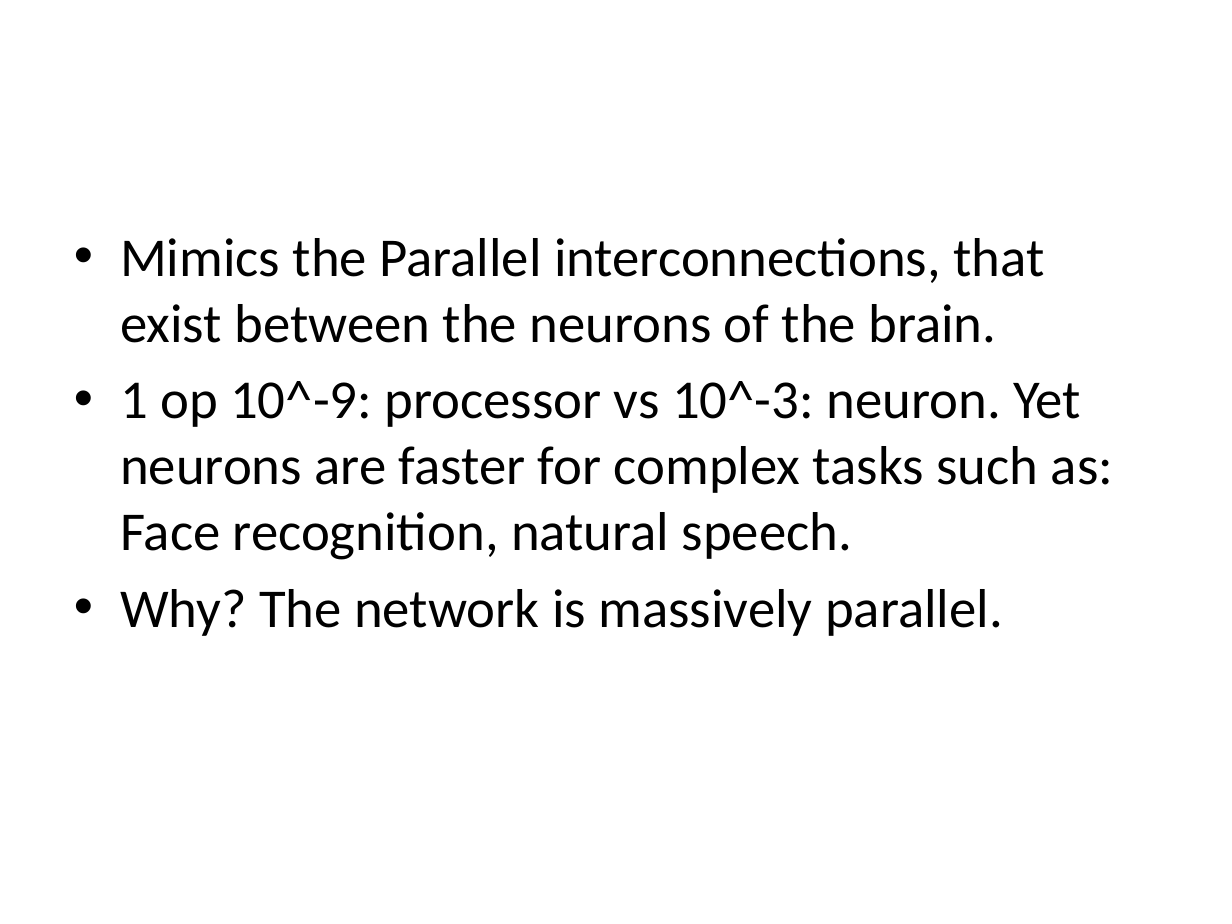
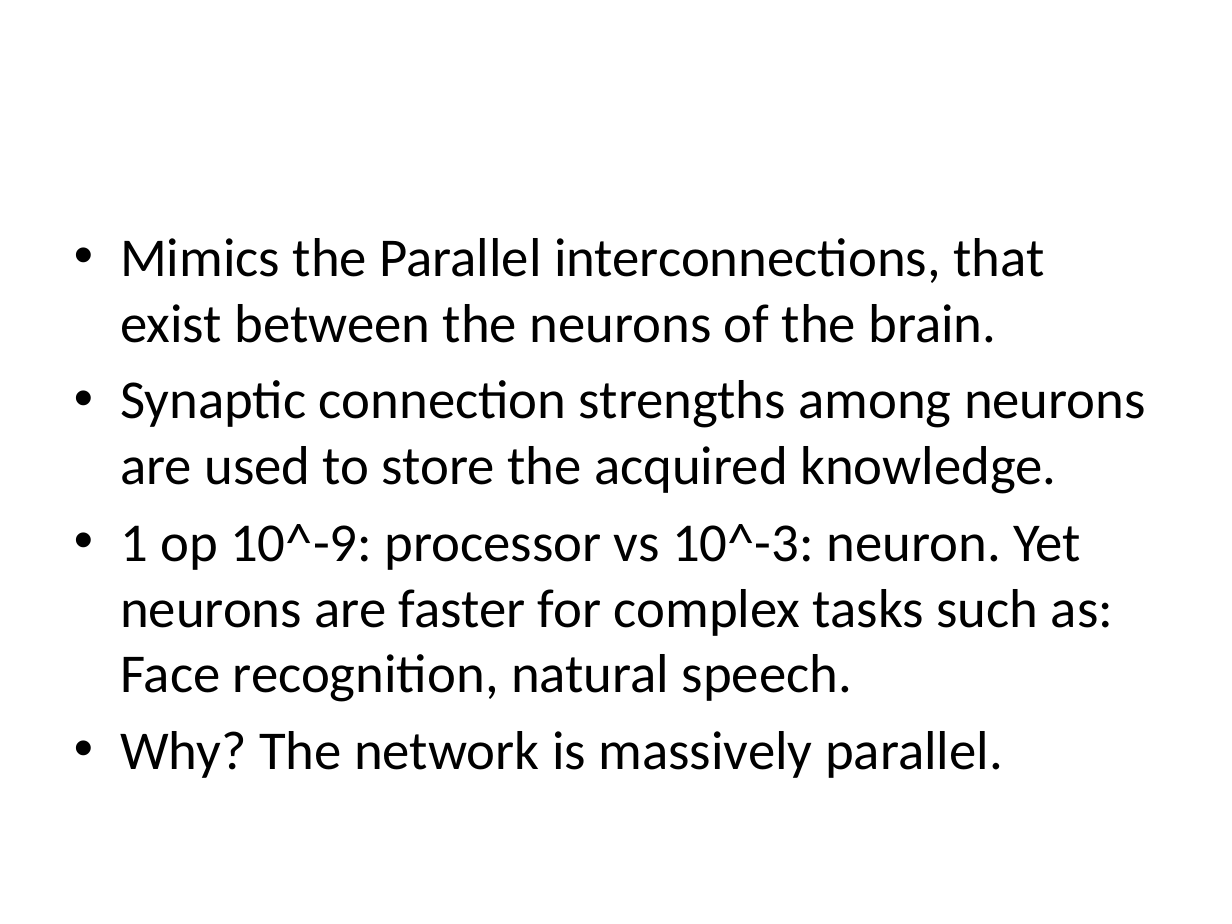
Before and after one commit to edvelezg/unb-nn, a slide deck: slide 2 of Neural Networks.pptx. Drawn at 1232x924 pixels with LibreOffice and Linux fonts; fonts in the diff are those of the drawing. Boxes give left, top, right and bottom in pixels: in the first picture for what was removed or moved away, otherwise in the second. Text is boxed around its words. In the diff, an @@ line names an element or a change of style, - is before the commit and + after.

```diff
--- a/Neural Networks.pptx
+++ b/Neural Networks.pptx
@@ text at [120,380,1146,494]: paragraph added @@
+  • Synaptic connection strengths among neurons are used to store the acquired knowledge.
```
Also in this commit, not shown: 4 other slides changed, 9 slides added, 2 slides removed, 1 other file.
